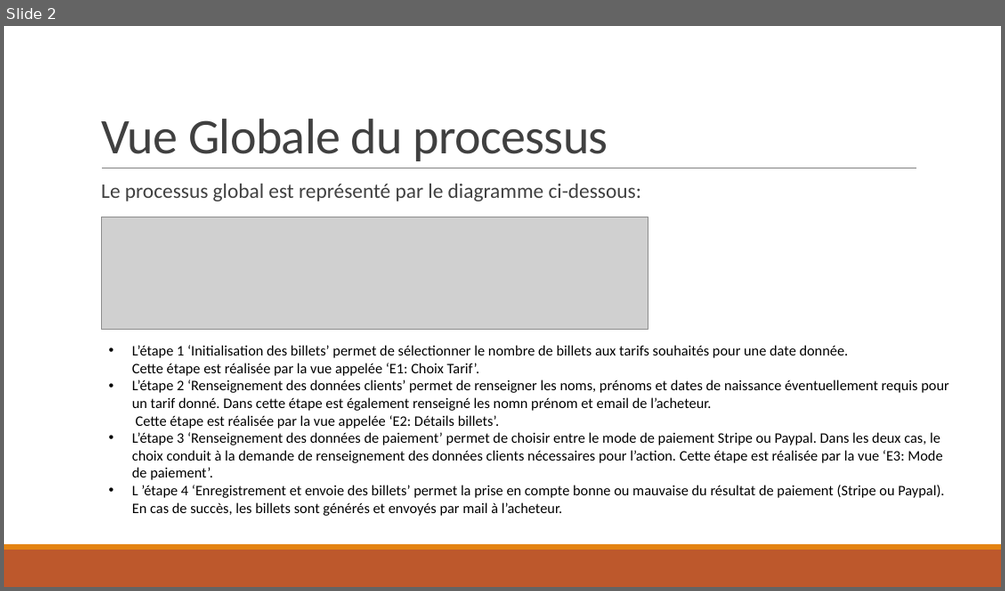
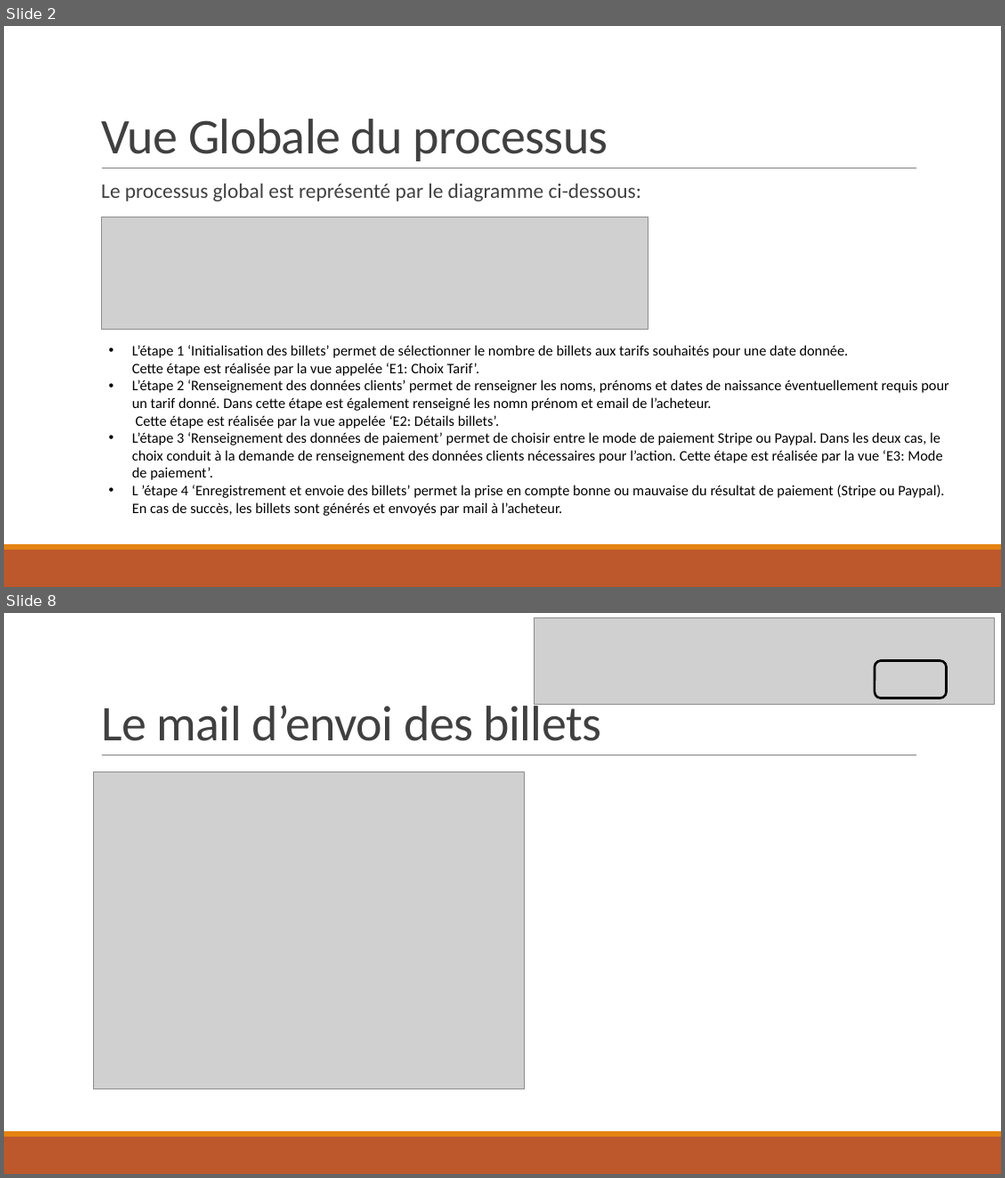
Before and after one commit to MarcoDec/Billets_Louvre, a slide deck: documentation/Livrables/Descriptif fonctionnel.pptx. Shown one above the other, each under a label of ours: slide 2 before the commit, slides 2 and 8 after it; the slides between them are not shown. The pictures are 1005x591 and 1005x1178 pixels, drawn with LibreOffice and Linux fonts; fonts in the diff are those of the drawing; grey boxes stand for pictures. Boxes give left, top, right and bottom in pixels: in the first picture for what was removed or moved away, otherwise in the second. Text is boxed around its words. In the diff, an @@ line names an element or a change of style, - is before the commit and + after.

```diff
--- a/documentation/Livrables/Descriptif fonctionnel.pptx
+++ b/documentation/Livrables/Descriptif fonctionnel.pptx
@@ slide 8 added at (4,613,1001,1174), background #FFFFFF; not listed: 3 template elements that a slide beside it also shows @@
@@ picture added at (534,617,995,704) @@
@@ rounded rectangle added at (874,661,947,698), outline #000000 2.25 pt @@
@@ title added at (101,699,602,741), 48 pt, text #404040 @@
+Le mail d’envoi des billets
@@ picture added at (94,772,525,1089) @@
```
Also in this commit, not shown: 2 slides changed, 4 other slides added, 1 other file.
